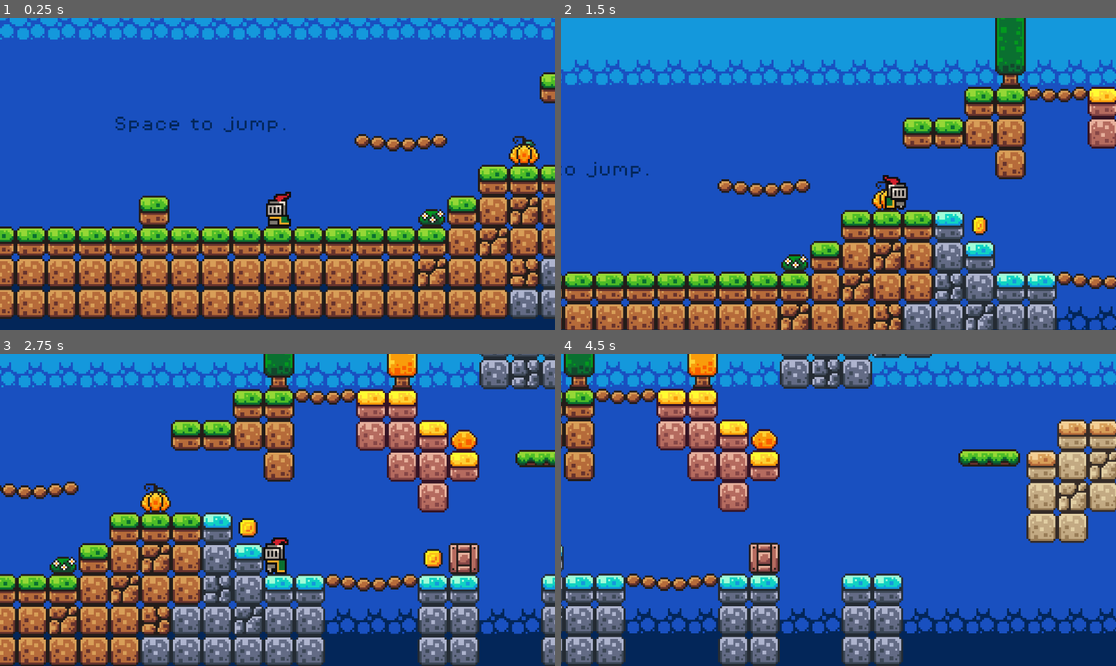
Above: before the commit, frames 1-4 (two rows, left to right).
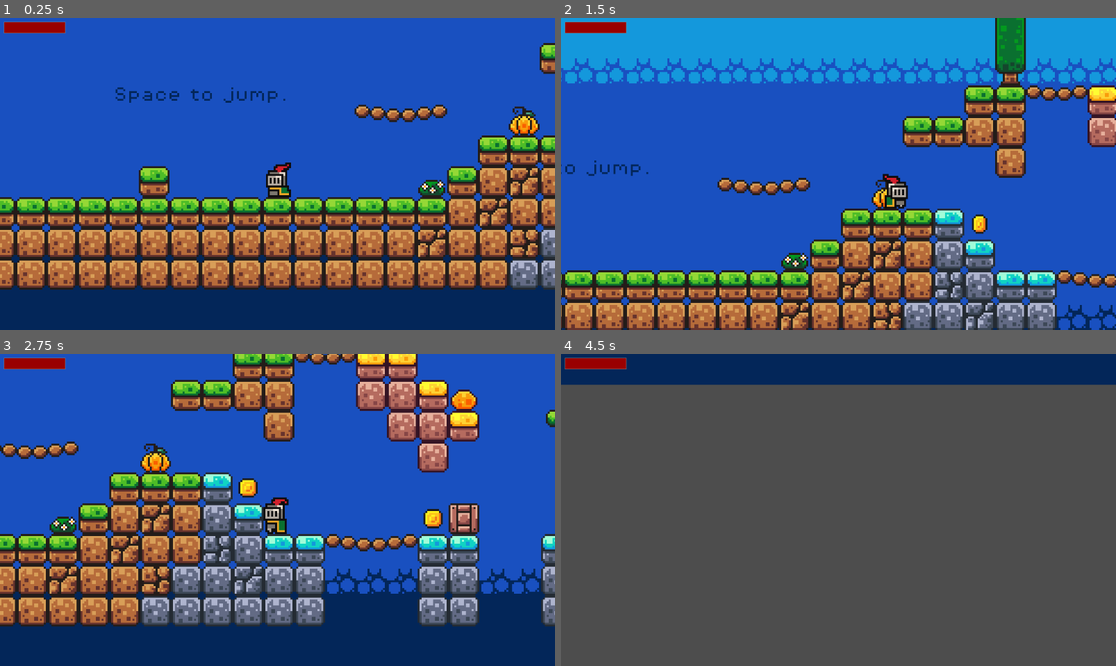
Above: after the commit, the same moments.

Repository: minced1/2d-platformer
Game: Godot game, scene res://scenes/game.tscn
Two runs of this game, one before a commit and one after it. Both use one fixed random seed, a clock stepped at 60 frames per second and the inputs below.
Inputs (mouse positions are in pixels of both pictures, inside the frame that each line leads up to):
- Up to frame 1 (0.25 s): no input
- Up to frame 2 (1.5 s): move the mouse to (960, 158) at 0.52 s; hold D (move_right) from 0.53 s (still down); click (960, 158) at 0.6 s; tap Space (jump) at 0.77 s; move the mouse to (727, 189) at 1.27 s; tap Shift (roll) at 1.35 s
- Up to frame 3 (2.75 s): tap Space (jump) at 1.52 s; move the mouse to (333, 441) at 2.02 s; release D (move_right) at 2.03 s; hold A (move_left) from 2.03 s (still down); click (333, 441) at 2.1 s
- Up to frame 4 (4.5 s): move the mouse to (810, 572) at 2.77 s; release A (move_left) at 2.78 s; hold D (move_right) 2.78-4.28 s; tap Shift (roll) at 2.85, 4.35 s; tap Space (jump) at 3.02, 3.77 s; move the mouse to (1005, 556) at 3.52 s; click (1005, 556) at 3.6 s; move the mouse to (672, 463) at 4.27 s; hold A (move_left) from 4.28 s (still down)

The runs differ from the first frame. In frame 1, 38% of the frame differs, in the area x 0-100%, y 0-97%; in frame 2, 14%; in frame 3, 59%; in frame 4, 98%, in the area x 0-100%, y 0-100%.

Commit message:
move entire game area

Diff:
--- a/project/scenes/game.tscn
+++ b/project/scenes/game.tscn
@@ -435,7 +435,8 @@
 [sub_resource type="WorldBoundaryShape2D" id="WorldBoundaryShape2D_idp5w"]
 
 [sub_resource type="Animation" id="Animation_1froq"]
-length = 0.001
+length = 2.0
+loop_mode = 2
 tracks/0/type = "value"
 tracks/0/imported = false
 tracks/0/enabled = true
@@ -443,10 +444,10 @@
 tracks/0/interp = 1
 tracks/0/loop_wrap = true
 tracks/0/keys = {
-"times": PackedFloat32Array(0),
-"transitions": PackedFloat32Array(1),
+"times": PackedFloat32Array(0, 2),
+"transitions": PackedFloat32Array(1, 1),
 "update": 0,
-"values": [Vector2(257, -28)]
+"values": [Vector2(656, 356), Vector2(560, 356)]
 }
 
 [sub_resource type="Animation" id="Animation_aeelg"]
@@ -479,22 +480,21 @@
 script = ExtResource("1_flxld")
 
 [node name="ScoreLabel" type="Label" parent="GameManager"]
-offset_left = 102.0
-offset_top = -257.0
-offset_right = 233.0
-offset_bottom = -234.0
+offset_left = 406.0
+offset_top = 127.0
+offset_right = 537.0
+offset_bottom = 150.0
 theme_override_colors/font_color = Color(0.0117647, 0.14902, 0.34902, 1)
 theme_override_fonts/font = ExtResource("8_855un")
 theme_override_font_sizes/font_size = 8
 text = "You've collected X coins"
 horizontal_alignment = 1
 autowrap_mode = 2
+metadata/_edit_use_anchors_ = true
 
 [node name="CanvasLayer" type="CanvasLayer" parent="GameManager"]
-visible = false
 
 [node name="ProgressBar" type="ProgressBar" parent="GameManager/CanvasLayer"]
-visible = false
 z_index = 10
 anchors_preset = -1
 anchor_right = 0.0625
@@ -514,6 +514,7 @@
 metadata/_edit_use_anchors_ = true
 
 [node name="TileMap" type="TileMap" parent="."]
+position = Vector2(304, 384)
 tile_set = SubResource("TileSet_agg7l")
 format = 2
 layer_0/name = "Back"
@@ -522,60 +523,61 @@
 layer_1/tile_data = PackedInt32Array(131072, 0, 0, 131073, 0, 0, 131074, 0, 1, 3, 0, 0, 4, 0, 0, 65538, 0, 0, 5, 0, 0,  …(3848 unchanged characters)…
 
 [node name="Killzone" parent="." instance=ExtResource("5_p3wk2")]
-position = Vector2(96, 97)
+position = Vector2(400, 481)
 
 [node name="CollisionShape2D" type="CollisionShape2D" parent="Killzone"]
+position = Vector2(0, 7)
 shape = SubResource("WorldBoundaryShape2D_idp5w")
 
 [node name="Coins" type="Node" parent="."]
 
 [node name="Coin" parent="Coins" instance=ExtResource("4_h8v85")]
-position = Vector2(120, 8)
+position = Vector2(424, 392)
 
 [node name="Coin2" parent="Coins" instance=ExtResource("4_h8v85")]
-position = Vector2(216, 24)
+position = Vector2(520, 408)
 
 [node name="Coin3" parent="Coins" instance=ExtResource("4_h8v85")]
-position = Vector2(312, -136)
+position = Vector2(616, 248)
 
 [node name="Coin4" parent="Coins" instance=ExtResource("4_h8v85")]
-position = Vector2(184, -216)
+position = Vector2(488, 168)
 
 [node name="Coin5" parent="Coins" instance=ExtResource("4_h8v85")]
-position = Vector2(536, -56)
+position = Vector2(840, 328)
 
 [node name="Platforms" type="Node" parent="."]
 
 [node name="Platform" parent="Platforms" instance=ExtResource("3_6hlrt")]
-position = Vector2(257, -28)
+position = Vector2(656, 356)
 
 [node name="AnimationPlayer" type="AnimationPlayer" parent="Platforms/Platform"]
 libraries = {
 "": SubResource("AnimationLibrary_js2ef")
 }
-autoplay = "move"
+autoplay = "RESET"
 
 [node name="Platform2" parent="Platforms" instance=ExtResource("3_6hlrt")]
-position = Vector2(273, -155)
+position = Vector2(577, 229)
 
 [node name="Label" type="Label" parent="."]
-offset_left = -141.0
-offset_top = -25.0
-offset_right = -27.0
-offset_bottom = -2.0
+offset_left = 163.0
+offset_top = 359.0
+offset_right = 277.0
+offset_bottom = 382.0
 theme_override_colors/font_color = Color(0.0117647, 0.14902, 0.34902, 1)
 theme_override_fonts/font = ExtResource("7_fspc3")
 theme_override_font_sizes/font_size = 8
 text = "Space to jump."
+metadata/_edit_use_anchors_ = true
 
 [node name="Slime" parent="." instance=ExtResource("10_dj8s4")]
-position = Vector2(512, -60)
+position = Vector2(816, 324)
 
 [node name="Player" parent="." instance=ExtResource("9_yvp8d")]
-position = Vector2(-56, 20)
+position = Vector2(248, 404)
 
 [node name="Camera2D" type="Camera2D" parent="Player"]
 zoom = Vector2(4, 4)
-limit_bottom = 80
 limit_smoothed = true
 position_smoothing_enabled = true
--- a/project/scenes/game_manager.gd
+++ b/project/scenes/game_manager.gd
@@ -1,42 +1 @@
 extends Node
-
-
-const MAX_HEALTH = 100
-
-@onready var progress_bar = $"./CanvasLayer/ProgressBar"
-@onready var score_label = $ScoreLabel
-
-var score: int = 0
-var health: int = MAX_HEALTH
-var is_player_dead: bool = false
-var is_player_hit: bool = false
-
-func _ready():
-	SignalBus.player_died.connect(_on_player_died)
-	SignalBus.player_hit.connect(_on_player_hit)
-
-func add_point():
-	score += 1
-	score_label.text = "You've collected " + str(score) + " coins!"
-
-func add_health(amount: int):
-	health += amount
-	if health >= MAX_HEALTH:
-		health = MAX_HEALTH
-	progress_bar.value = health
-
-func subtract_health(amount: int):
-	health -= amount
-	if health <= 0:
-		health = 0
-		SignalBus.player_died.emit()
-	else:
-		SignalBus.player_hit.emit()
-		print(health)
-	progress_bar.value = health
-
-func _on_player_died():
-	is_player_dead = true
-
-func _on_player_hit():
-	is_player_hit = true
